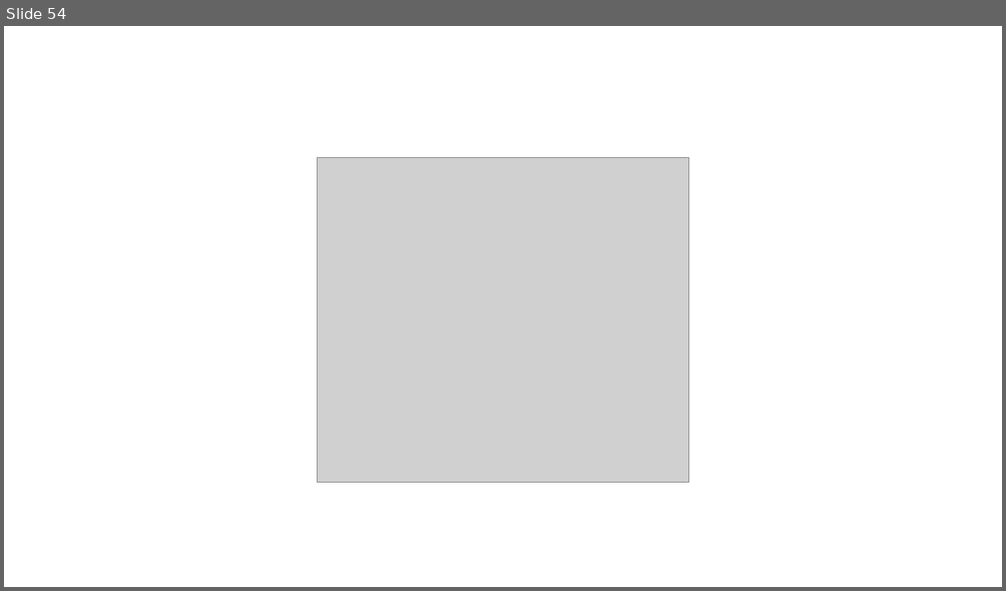
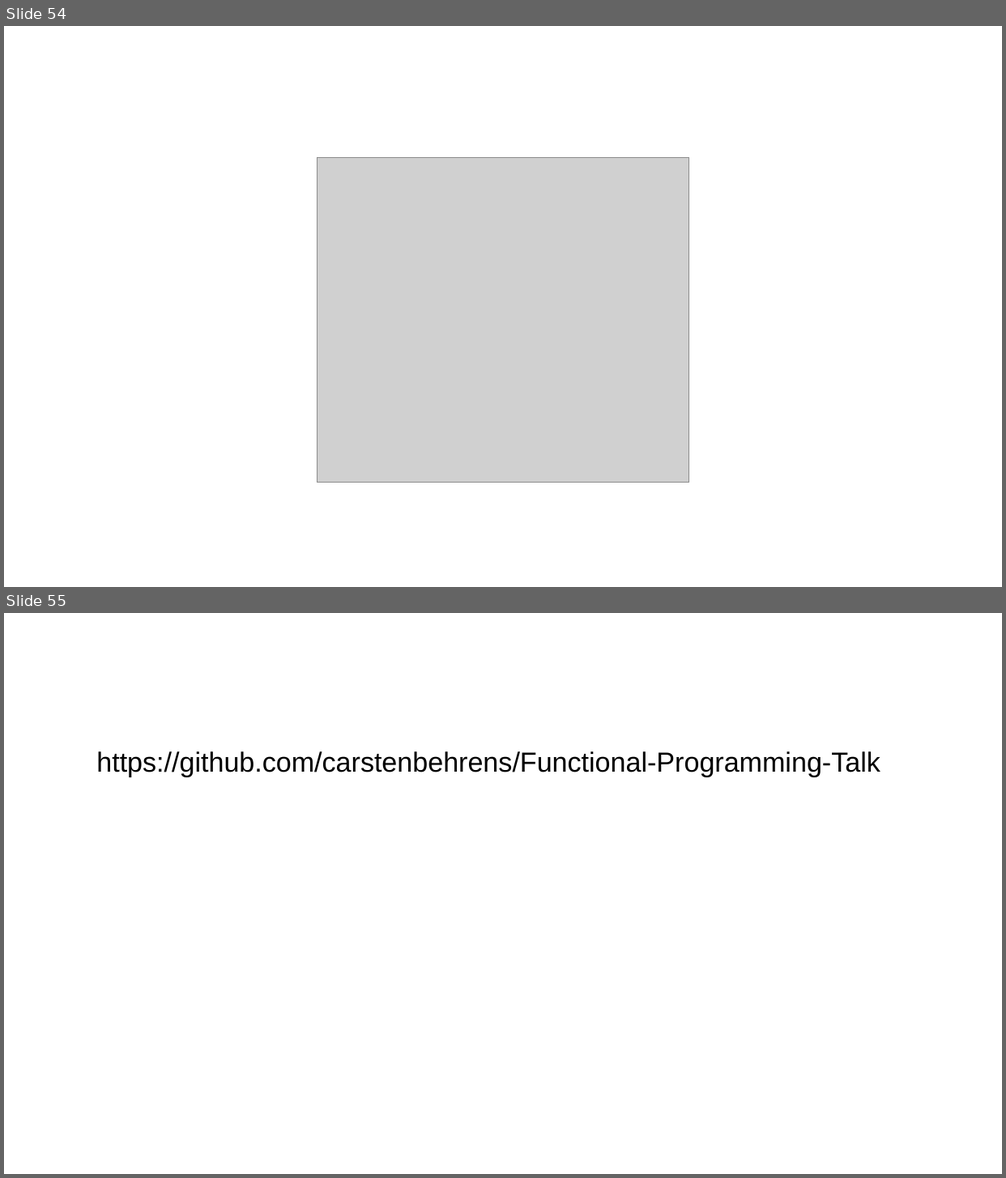
Before and after one commit to carstenbehrens/Functional-Programming-Talk, a slide deck: FunctionalStyleProgramming.odp. Shown one above the other, each under a label of ours: slide 54 before the commit, slides 54 and 55 after it. The pictures are 1006x591 and 1006x1178 pixels, drawn with LibreOffice and Linux fonts; fonts in the diff are those of the drawing; grey boxes stand for pictures. Boxes give left, top, right and bottom in pixels: in the first picture for what was removed or moved away, otherwise in the second. Text is boxed around its words. In the diff, an @@ line names an element or a change of style, - is before the commit and + after.

Commit message:
Add link to github repo

```diff
--- a/FunctionalStyleProgramming.odp
+++ b/FunctionalStyleProgramming.odp
@@ slide 55 added at bbox=[4, 613, 1002, 1174], background #FFFFFF @@
@@ text added at bbox=[96, 752, 880, 777], 22 pt, text #000000 @@
+https://github.com/carstenbehrens/Functional-Programming-Talk
```
